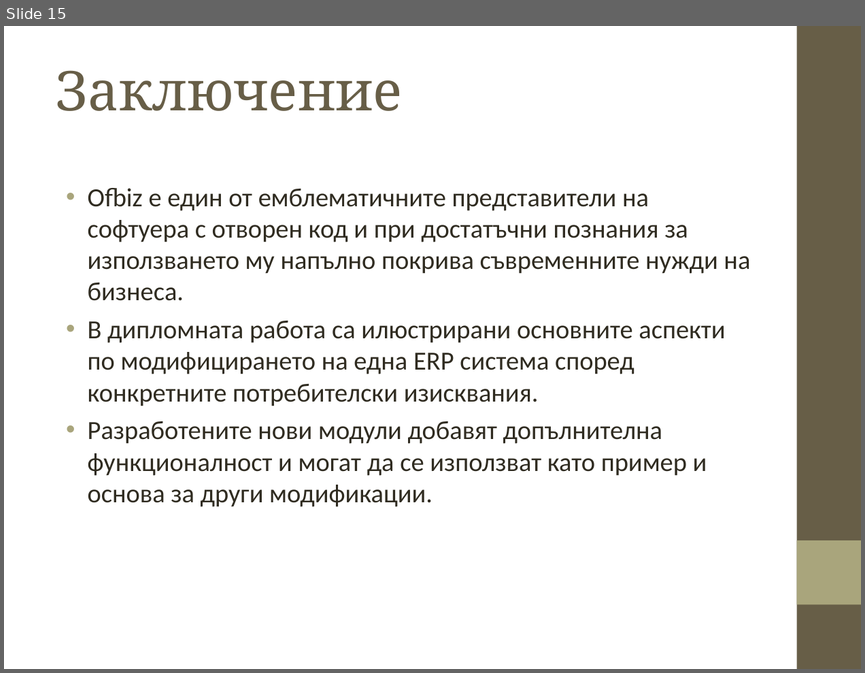
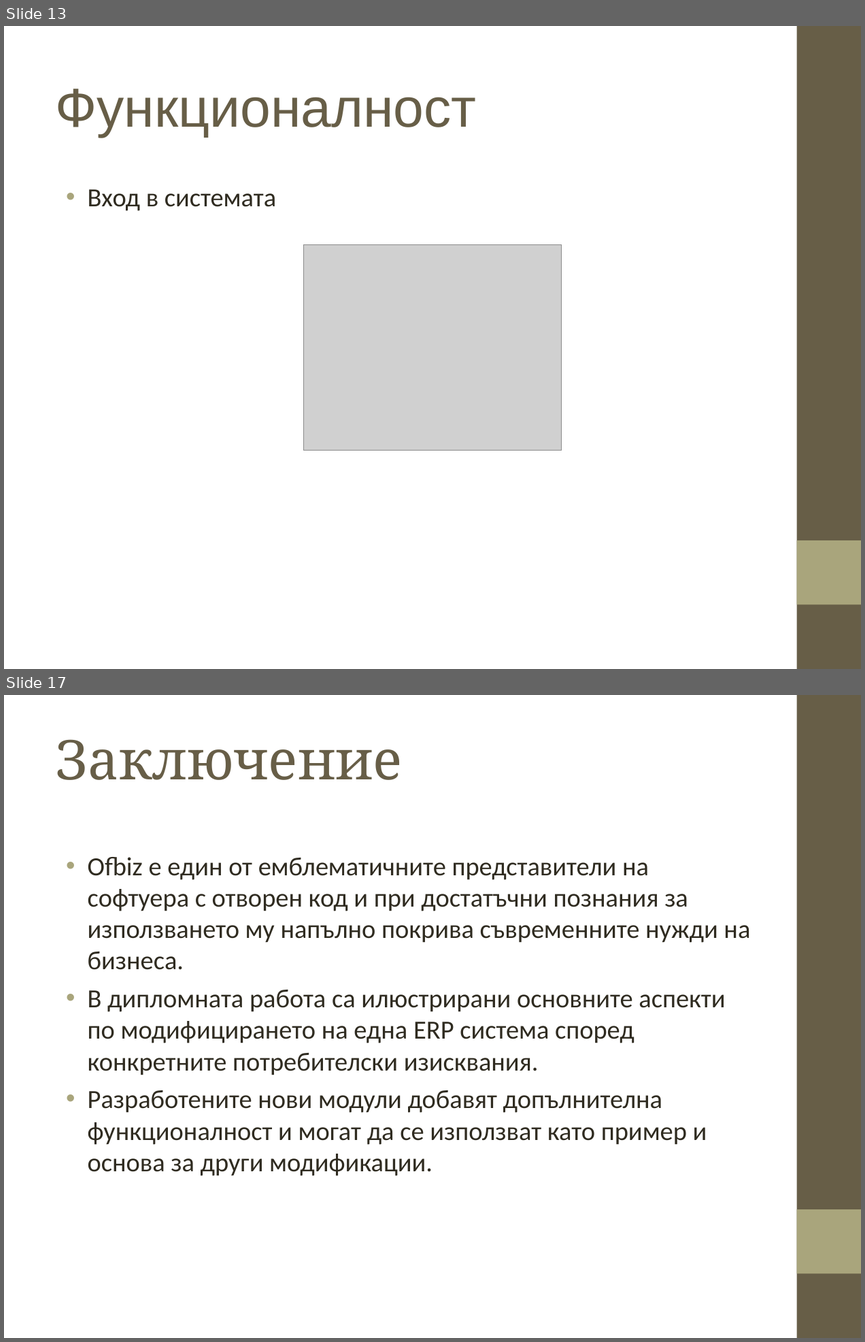
Before and after one commit to parbov/BSc_Dipl, a slide deck: documentation/presentation_Petko.ppt. Shown one above the other, each under a label of ours: slide 15 before the commit, slides 13 and 17 after it; the slides between them are not shown. The pictures are 865x673 and 865x1342 pixels, drawn with LibreOffice and Linux fonts; fonts in the diff are those of the drawing; grey boxes stand for pictures; background and template pictures are left out. Boxes give left, top, right and bottom in pixels: in the first picture for what was removed or moved away, otherwise in the second. Text is boxed around its words. In the diff, an @@ line names an element or a change of style, - is before the commit and + after.

```diff
--- a/documentation/presentation_Petko.ppt
+++ b/documentation/presentation_Petko.ppt
@@ slide 13 added at [4,26,861,669], background picture (left out); not listed: 2 template elements that a slide beside it also shows @@
@@ title added at [55,89,476,137], 46 pt, text #675E47 @@
+Функционалност
@@ text added at [88,189,276,211], 22 pt, text #2F2B20 @@
+• Вход в системата
@@ picture added at [303,244,561,450] @@
@@ what was slide 15 is now slide 17 @@
```
Also in this commit, not shown: 6 slides changed, 6 other slides added, 5 slides removed.
